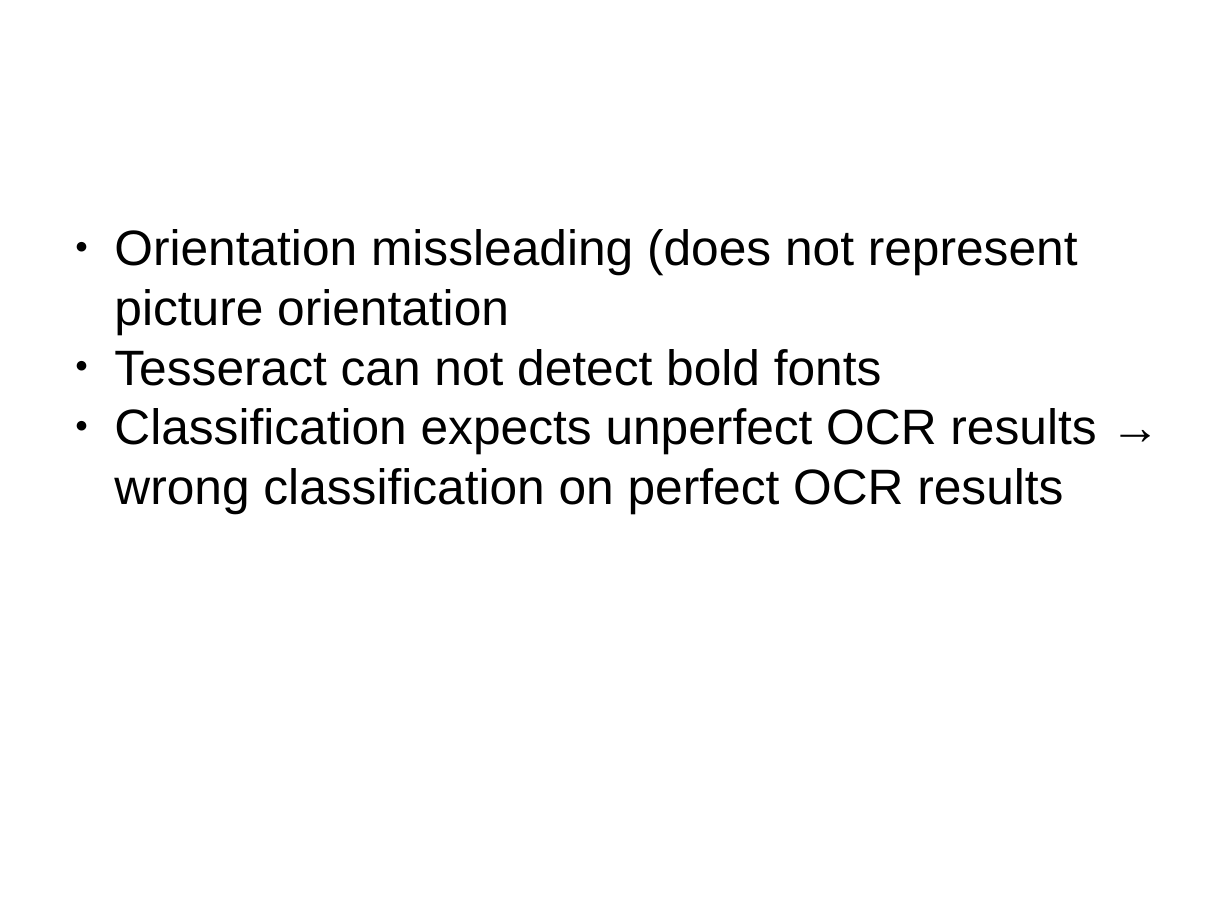
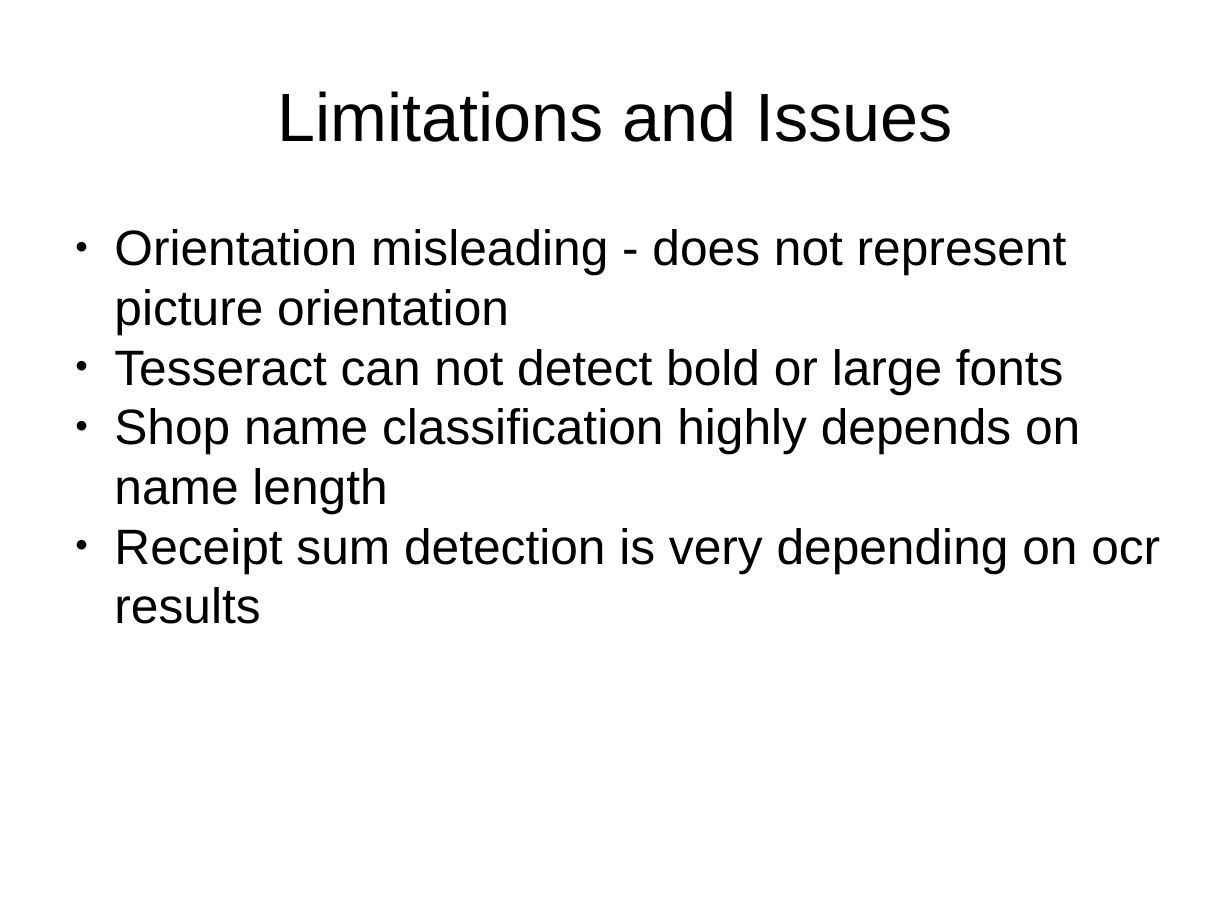
Before and after one commit to ThomasRoehl/ShopAdmin, a slide deck: slide 3 of Dokumentation/thomas_praes.pptx. Drawn at 1232x924 pixels with LibreOffice and Linux fonts; fonts in the diff are those of the drawing. Boxes give left, top, right and bottom in pixels: in the first picture for what was removed or moved away, otherwise in the second. Text is boxed around its words. In the diff, an @@ line names an element or a change of style, - is before the commit and + after.

```diff
--- a/Dokumentation/thomas_praes.pptx
+++ b/Dokumentation/thomas_praes.pptx
@@ text added at [278,91,953,142], 44 pt, text #000000 @@
+Limitations and Issues
@@ text at [114,229,1160,624]: text changed @@
-● Orientation missleading (does not represent picture orientation
-● Tesseract can not detect bold fonts
-● Classification expects unperfect OCR results → wrong classification on perfect OCR results
+● Orientation misleading - does not represent picture orientation
+● Tesseract can not detect bold or large fonts
+● Shop name classification highly depends on name length
+● Receipt sum detection is very depending on ocr results
```
Also in this commit, not shown: 2 other slides changed.
